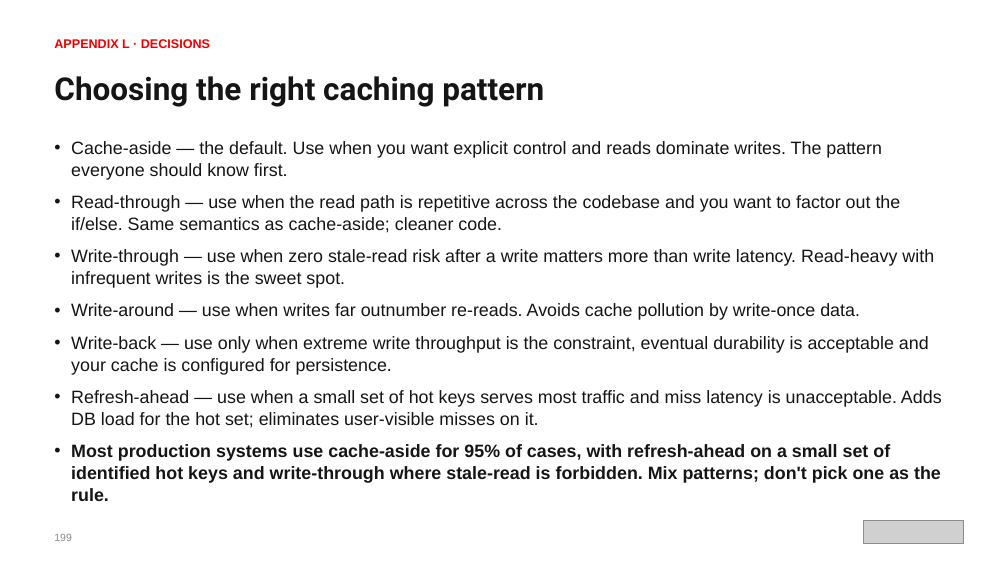
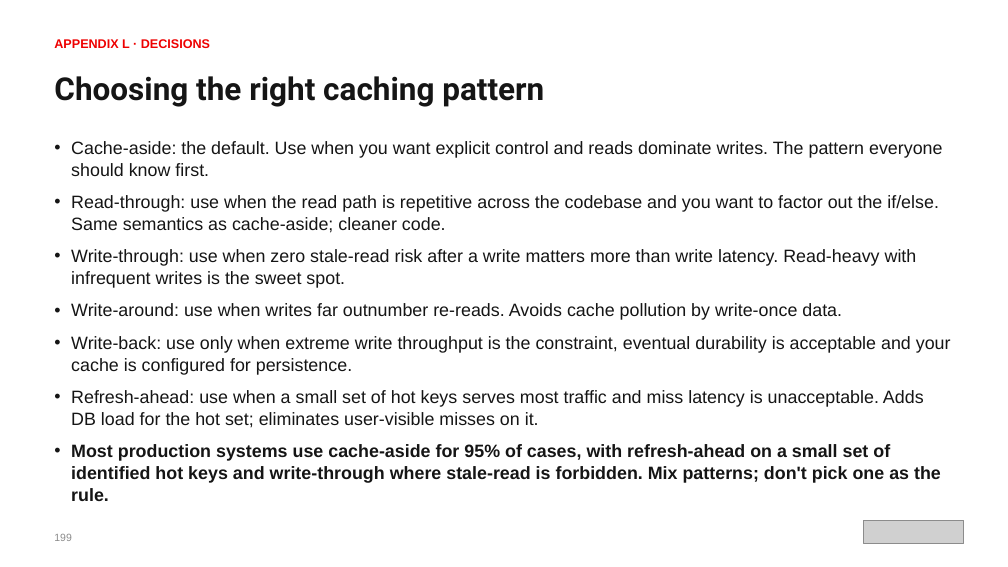
Before and after one commit to patterncatalyst/cloud-native-design-patterns, a slide deck: slide 225 of lgtm-presentation/Designing-Cloud-Native-APIs-Python.pptx. Drawn at 1008x567 pixels with LibreOffice and Linux fonts; fonts in the diff are those of the drawing; grey boxes stand for pictures. Boxes give left, top, right and bottom in pixels: in the first picture for what was removed or moved away, otherwise in the second. Text is boxed around its words. In the diff, an @@ line names an element or a change of style, - is before the commit and + after.

```diff
--- a/lgtm-presentation/Designing-Cloud-Native-APIs-Python.pptx
+++ b/lgtm-presentation/Designing-Cloud-Native-APIs-Python.pptx
@@ text at box(71, 141, 951, 427): text changed @@
-• Cache-aside — the default. Use when you want explicit control and reads dominate writes. The pattern everyone should know first.
-• Read-through — use when the read path is repetitive across the codebase and you want to factor out the if/else. Same semantics as cache-aside; cleaner code.
-• Write-through — use when zero stale-read risk after a write matters more than write latency. Read-heavy with infrequent writes is the sweet spot.
-• Write-around — use when writes far outnumber re-reads. Avoids cache pollution by write-once data.
-• Write-back — use only when extreme write throughput is the constraint, eventual durability is acceptable and your cache is configured for persistence.
-• Refresh-ahead — use when a small set of hot keys serves most traffic and miss latency is unacceptable. Adds DB load for the hot set; eliminates user-visible misses on it.
+• Cache-aside: the default. Use when you want explicit control and reads dominate writes. The pattern everyone should know first.
+• Read-through: use when the read path is repetitive across the codebase and you want to factor out the if/else. Same semantics as cache-aside; cleaner code.
+• Write-through: use when zero stale-read risk after a write matters more than write latency. Read-heavy with infrequent writes is the sweet spot.
+• Write-around: use when writes far outnumber re-reads. Avoids cache pollution by write-once data.
+• Write-back: use only when extreme write throughput is the constraint, eventual durability is acceptable and your cache is configured for persistence.
+• Refresh-ahead: use when a small set of hot keys serves most traffic and miss latency is unacceptable. Adds DB load for the hot set; eliminates user-visible misses on it.
```
Also in this commit, not shown: 144 other slides changed, 2 other files.
